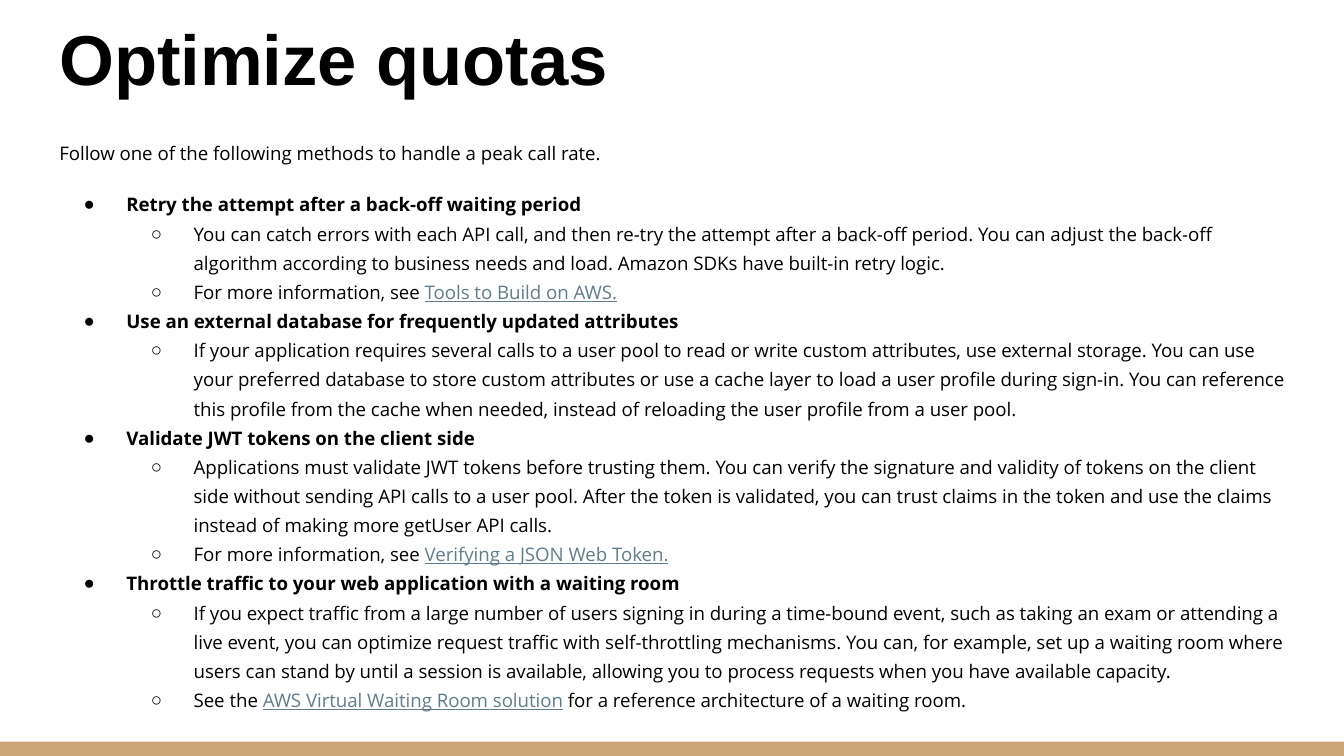
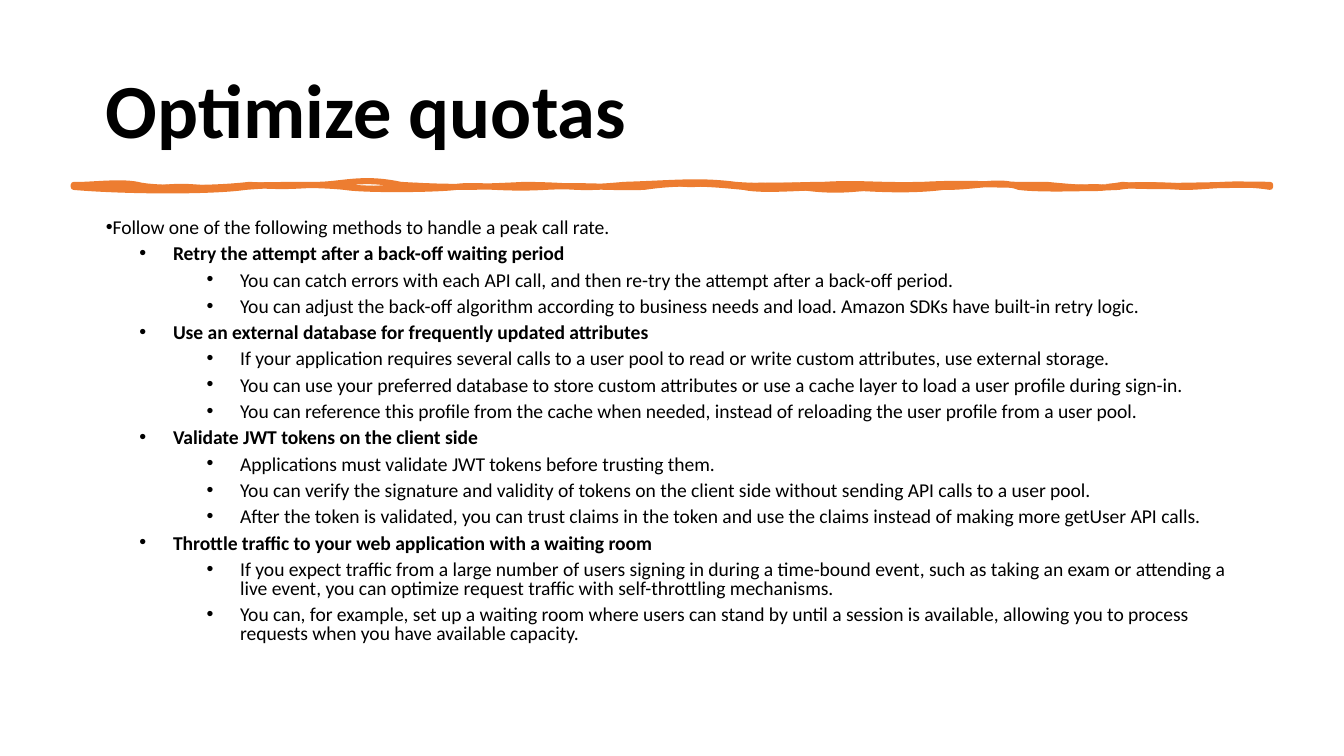
Before and after one commit to IlyaChakun/aws-iba-courses, a slide deck: slide 38 of lecture-materials/Security/cognito/cognito-sts.pptx (slide 22 before the commit). Drawn at 1344x756 pixels with LibreOffice and Linux fonts; fonts in the diff are those of the drawing. Boxes give left, top, right and bottom in pixels: in the first picture for what was removed or moved away, otherwise in the second. Text is boxed around its words. In the diff, an @@ line names an element or a change of style, - is before the commit and + after.

```diff
--- a/lecture-materials/Security/cognito/cognito-sts.pptx
+++ b/lecture-materials/Security/cognito/cognito-sts.pptx
@@ title "Optimize quotas": place and size @@
-title "Optimize quotas" at (59, 34, 608, 99)
+title "Optimize quotas" at (106, 84, 626, 150)
@@ title "Optimize quotas" at (106, 84, 626, 150): size 37.8 to 41 pt, font Arial to Calibri; line spacing 1 to 0.9; vertical alignment bottom to middle @@
@@ freeform shape added at (74, 185, 1270, 187), fill #ED7D31, outline #ED7D31 3.25 pt @@
@@ text "Follow one of the following ...": place and size @@
-text "Follow one of the following ..." at (59, 145, 1285, 712)
+text "Follow one of the following ..." at (113, 220, 1225, 643)
@@ text at (113, 220, 653, 554): size 10 to 10.5 pt, font Open Sans to Calibri in "Follow one of the following methods to ...", "Retry the attempt after a back-off waiting ...", "Use an external database for frequently updated ...", "Validate JWT tokens on the client side" and 1 more places; bullet none to •; line spacing 1.3 to 0.8; more space between paragraphs; bullet ● to •; less space between paragraphs @@
@@ text at (240, 273, 1139, 317): text changed; size 10 to 10.5 pt; font Open Sans to Calibri @@
-  ○ You can catch errors with each API call, and then re-try the attempt after a back-off period. You can adjust the back-off algorithm according to business needs and load. Amazon SDKs have built-in retry logic.
-  ○ For more information, see Tools to Build on AWS.
+  • You can catch errors with each API call, and then re-try the attempt after a back-off period.
+  • You can adjust the back-off algorithm according to business needs and load. Amazon SDKs have built-in retry logic.
@@ text at (240, 351, 1182, 422): text changed; size 10 to 10.5 pt; font Open Sans to Calibri @@
-  ○ If your application requires several calls to a user pool to read or write custom attributes, use external storage. You can use your preferred database to store custom attributes or use a cache layer to load a user profile during sign-in. You can reference this profile from the cache when needed, instead of reloading the user profile from a user pool.
+  • If your application requires several calls to a user pool to read or write custom attributes, use external storage.
+  • You can use your preferred database to store custom attributes or use a cache layer to load a user profile during sign-in.
+  • You can reference this profile from the cache when needed, instead of reloading the user profile from a user pool.
@@ text at (240, 457, 1200, 527): text changed; size 10 to 10.5 pt; font Open Sans to Calibri @@
-  ○ Applications must validate JWT tokens before trusting them. You can verify the signature and validity of tokens on the client side without sending API calls to a user pool. After the token is validated, you can trust claims in the token and use the claims instead of making more getUser API calls.
-  ○ For more information, see Verifying a JSON Web Token.
+  • Applications must validate JWT tokens before trusting them.
+  • You can verify the signature and validity of tokens on the client side without sending API calls to a user pool.
+  • After the token is validated, you can trust claims in the token and use the claims instead of making more getUser API calls.
@@ text at (240, 562, 1225, 643): text changed; size 10 to 10.5 pt; font Open Sans to Calibri @@
-  ○ If you expect traffic from a large number of users signing in during a time-bound event, such as taking an exam or attending a live event, you can optimize request traffic with self-throttling mechanisms. You can, for example, set up a waiting room where users can stand by until a session is available, allowing you to process requests when you have available capacity.
-  ○ See the AWS Virtual Waiting Room solution for a reference architecture of a waiting room.
+  • If you expect traffic from a large number of users signing in during a time-bound event, such as taking an exam or attending a live event, you can optimize request traffic with self-throttling mechanisms.
+  • You can, for example, set up a waiting room where users can stand by until a session is available, allowing you to process requests when you have available capacity.
@@ rectangle removed at (0, 742, 1344, 756) @@
```
Also in this commit, not shown: 43 other slides changed, 8 slides added, 5 slides removed, 8 other files.
